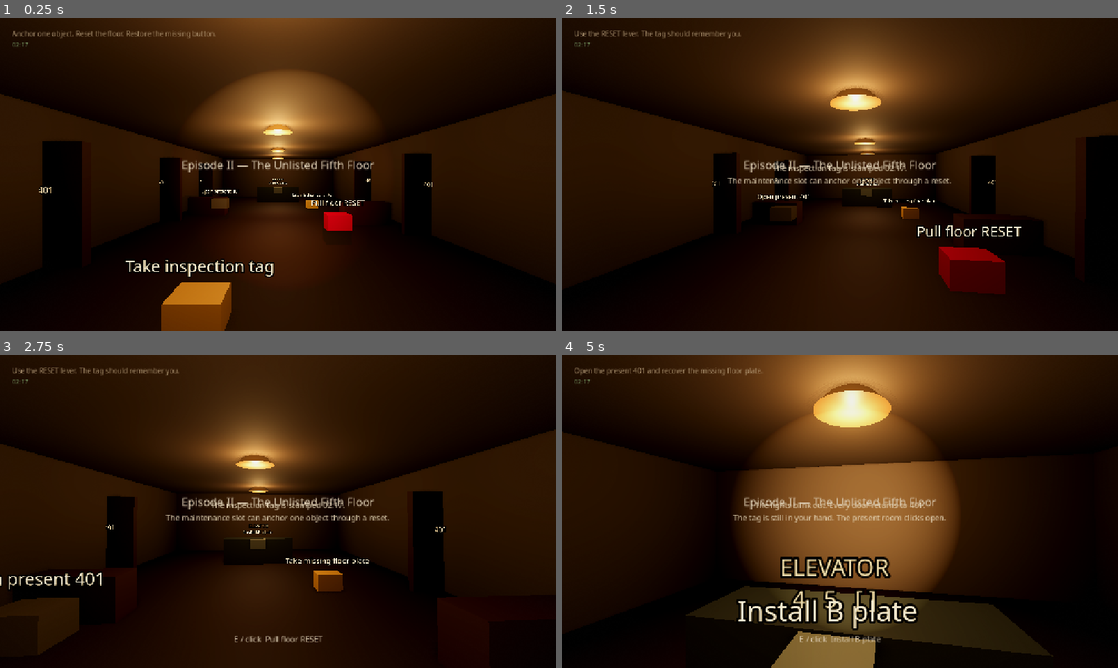
Above: before the commit, frames 1-4 (two rows, left to right).
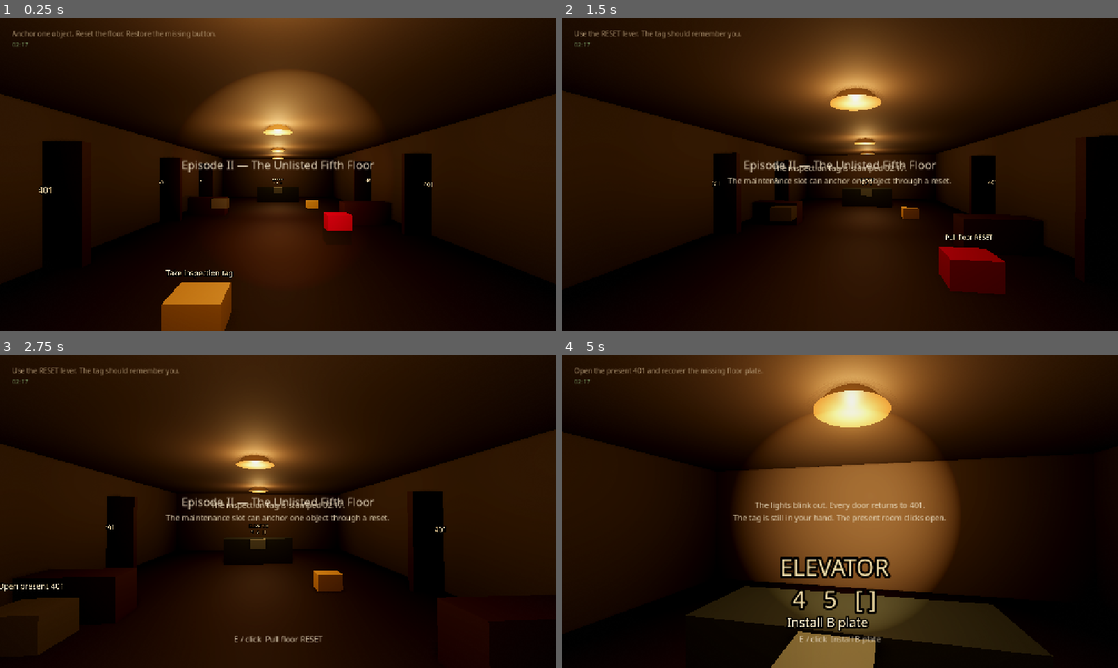
Above: after the commit, the same moments.

Repository: bfstone25-stack/play
Game: Godot game, scene res://scenes/full_campaign.tscn
The game is run twice, just before and just after one commit, with the same random seed, the same clock (stepped at 60 frames per second) and the same inputs. This scene is started directly instead of the project's main scene.
Inputs (mouse positions are in pixels of both pictures, inside the frame that each line leads up to):
- Up to frame 1 (0.25 s): no input
- Up to frame 2 (1.5 s): tap Enter at 0.5 s; move the mouse to (867, 174) at 0.52 s; hold F (flashlight) 0.53-1.28 s; hold W from 0.53 s (still down); click (867, 174) at 0.67 s; move the mouse to (812, 174) at 1.27 s; tap E (interact) at 1.35 s
- Up to frame 3 (2.75 s): keep holding W; move the mouse to (289, 505) at 2.02 s; tap R at 2.1 s
- Up to frame 4 (5 s): keep holding W; move the mouse to (834, 517) at 2.77 s; tap N at 2.85 s; click (834, 517) at 2.92 s; move the mouse to (878, 514) at 3.52 s; hold Shift 3.53-4.28 s; move the mouse to (795, 508) at 4.27 s; tap F (flashlight) at 4.35 s

The runs differ from the first frame. In frame 1, 0.9% of the frame differs, in the area x 22-66%, y 52-83%; in frame 2, 0.4%; in frame 3, 0.5%; in frame 4, 2.3%, in the area x 31-68%, y 45-89%.

Commit message:
Reduce full-campaign interaction label clutter
Co-authored-by: bfstone25-stack <bfstone25-stack@users.noreply.github.com>

Diff:
--- a/across-hall/scripts/full/campaign.gd
+++ b/across-hall/scripts/full/campaign.gd
@@ -8,6 +8,7 @@
 var campaign_complete := false
 var final_choice := ""
 var _stamp_index := 0
+var _title_t := 0.0
 var _forms := {"vacancy": false, "noise": false, "duplicate": false}
 var _memories := {"elevator": false, "mailbox": false, "exterior": false}
 
@@ -42,6 +43,7 @@
 	hud.set_clock("02:17")
 	hud.set_fear(0.0)
 	hud.show_title(_episode_title())
+	_title_t = 4.5
 	hud.set_objective(_objective())
 	hud.set_prompt("")
 
@@ -97,7 +99,11 @@
 	):
 		_interact()
 
-func _process(_delta: float) -> void:
+func _process(delta: float) -> void:
+	if _title_t > 0.0:
+		_title_t -= delta
+		if _title_t <= 0.0:
+			hud.hide_title()
 	if campaign_complete:
 		return
 	var target: Node = player.interact_target()
@@ -405,11 +411,13 @@
 	action.add_child(mesh_instance)
 	var label := Label3D.new()
 	label.text = prompt
-	label.font_size = 42
-	label.pixel_size = 0.0035
-	label.width = 700
-	label.position = Vector3(0, 0.38, 0)
+	label.font_size = 30
+	label.pixel_size = 0.0022
+	label.width = 600
+	label.position = Vector3(0, 0.32, 0)
 	label.billboard = BaseMaterial3D.BILLBOARD_ENABLED
+	label.visibility_range_end = 4.5
+	label.visibility_range_end_margin = 0.8
 	label.modulate = Color(0.94, 0.84, 0.64)
 	UiFont.apply_3d(label)
 	action.add_child(label)
